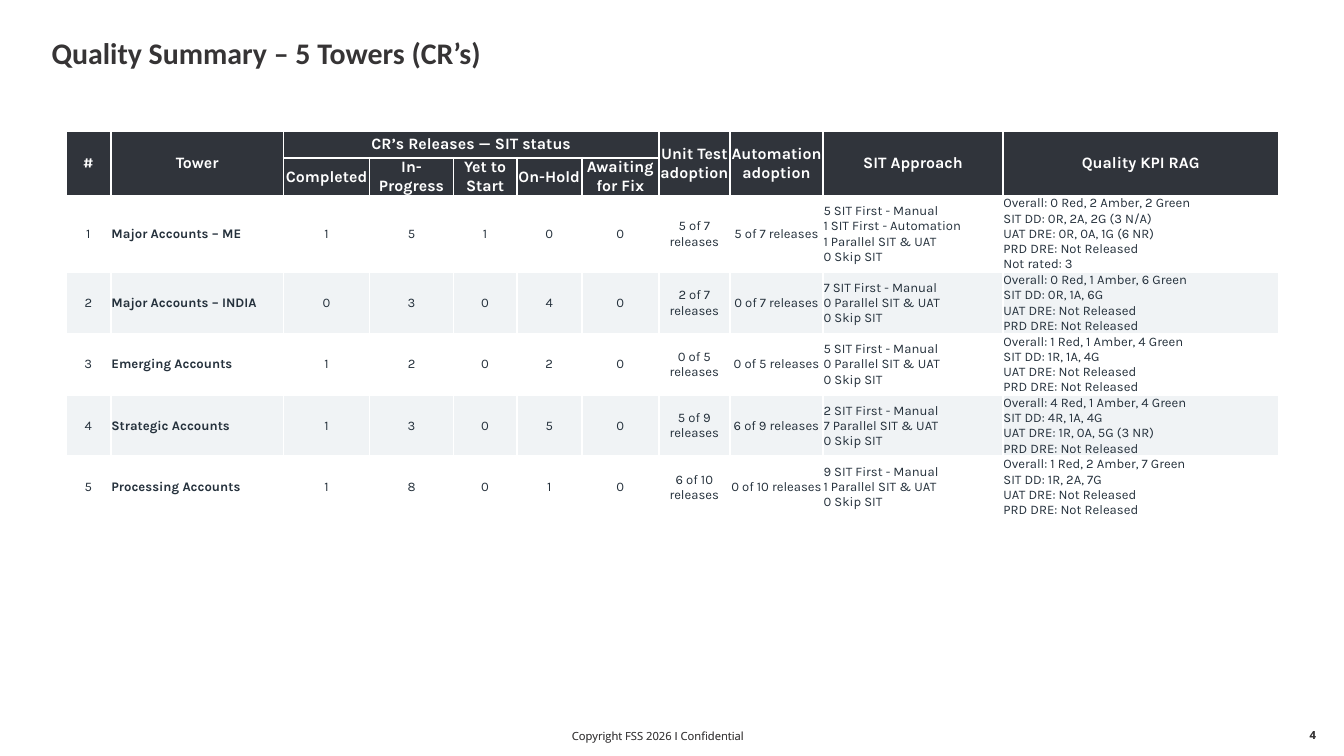
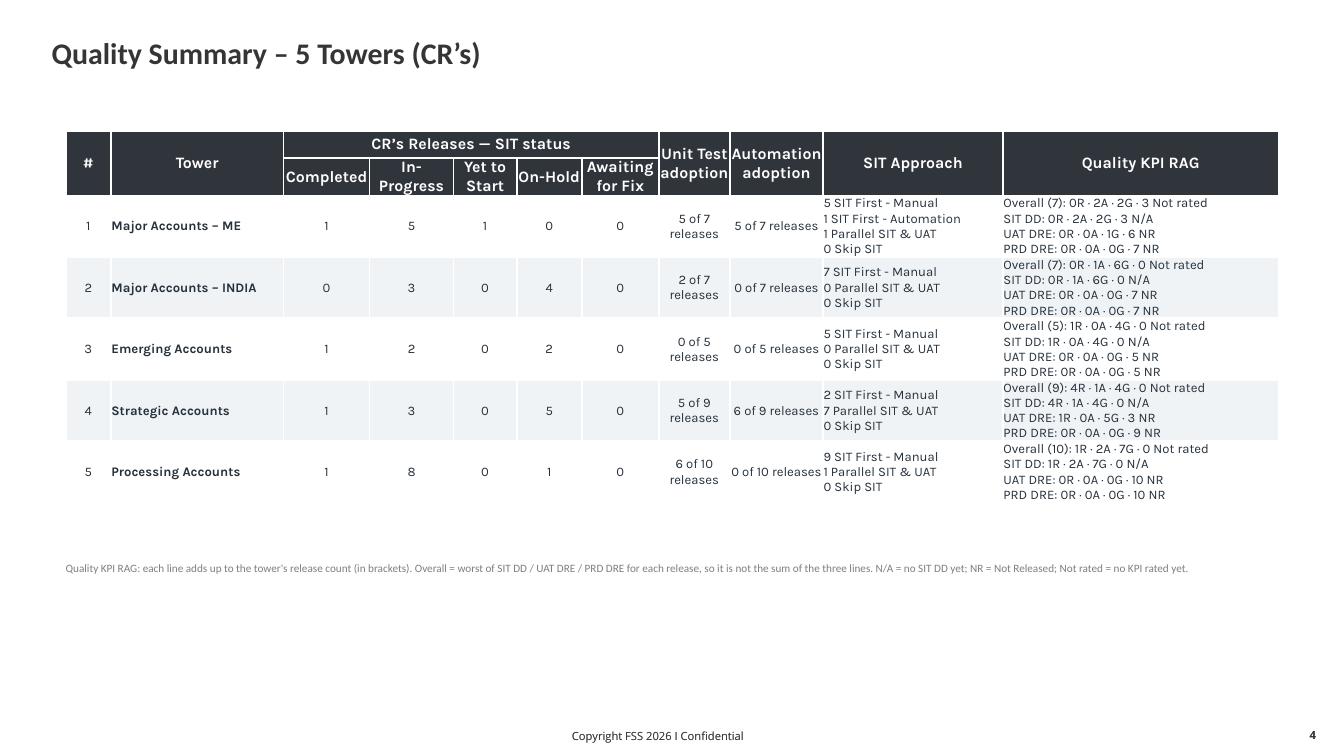
Before and after one commit to karthiksaai1985/KPI, a slide deck: slide 4 of KPI_20Nov2026_v1.4.pptx. Drawn at 1344x756 pixels with LibreOffice and Linux fonts; fonts in the diff are those of the drawing; background and template pictures are left out. Boxes give left, top, right and bottom in pixels: in the first picture for what was removed or moved away, otherwise in the second. Text is boxed around its words. In the diff, an @@ line names an element or a change of style, - is before the commit and + after.

```diff
--- a/KPI_20Nov2026_v1.4.pptx
+++ b/KPI_20Nov2026_v1.4.pptx
@@ table at (66,131,1279,528) @@
-row 3, column 11: Overall: 0 Red, 2 Amber, 2 Green SIT DD: 0R, 2A, 2G (3 N/A) UAT DRE: 0R, 0A, 1G (6 NR) PRD DRE: Not Released Not rated: 3
+row 3, column 11: Overall (7): 0R · 2A · 2G · 3 Not rated SIT DD: 0R · 2A · 2G · 3 N/A UAT DRE: 0R · 0A · 1G · 6 NR PRD DRE: 0R · 0A · 0G · 7 NR
-row 4, column 11: Overall: 0 Red, 1 Amber, 6 Green SIT DD: 0R, 1A, 6G UAT DRE: Not Released PRD DRE: Not Released
+row 4, column 11: Overall (7): 0R · 1A · 6G · 0 Not rated SIT DD: 0R · 1A · 6G · 0 N/A UAT DRE: 0R · 0A · 0G · 7 NR PRD DRE: 0R · 0A · 0G · 7 NR
-row 5, column 11: Overall: 1 Red, 1 Amber, 4 Green SIT DD: 1R, 1A, 4G UAT DRE: Not Released PRD DRE: Not Released
+row 5, column 11: Overall (5): 1R · 0A · 4G · 0 Not rated SIT DD: 1R · 0A · 4G · 0 N/A UAT DRE: 0R · 0A · 0G · 5 NR PRD DRE: 0R · 0A · 0G · 5 NR
-row 6, column 11: Overall: 4 Red, 1 Amber, 4 Green SIT DD: 4R, 1A, 4G UAT DRE: 1R, 0A, 5G (3 NR) PRD DRE: Not Released
+row 6, column 11: Overall (9): 4R · 1A · 4G · 0 Not rated SIT DD: 4R · 1A · 4G · 0 N/A UAT DRE: 1R · 0A · 5G · 3 NR PRD DRE: 0R · 0A · 0G · 9 NR
-row 7, column 11: Overall: 1 Red, 2 Amber, 7 Green SIT DD: 1R, 2A, 7G UAT DRE: Not Released PRD DRE: Not Released
+row 7, column 11: Overall (10): 1R · 2A · 7G · 0 Not rated SIT DD: 1R · 2A · 7G · 0 N/A UAT DRE: 0R · 0A · 0G · 10 NR PRD DRE: 0R · 0A · 0G · 10 NR
@@ text added at (66,564,1188,574), 12 pt, text #7F7F7F @@
+Quality KPI RAG: each line adds up to the tower's release count (in brackets). Overall = worst of SIT DD / UAT DRE / PRD DRE for each release, so it is not the sum of the three lines. N/A = no SIT DD yet; NR = Not Released; Not rated = no KPI rated yet.
```
Also in this commit, not shown: 1 other slide changed.
